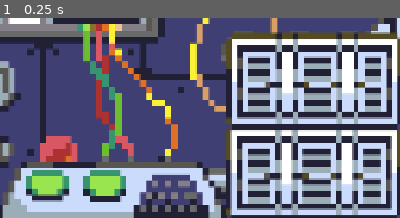
Above: before the commit, frame 1.
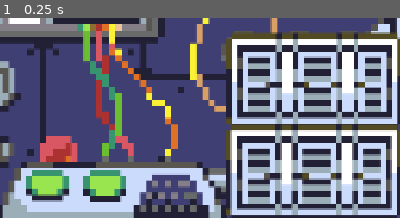
Above: after the commit, the same moment.

Repository: linhtetaye06/Game
Game: Godot game, scene res://main.tscn
Same seed, same stepped clock (60 frames per second), same inputs: the game is played once before the commit and once after it.
Inputs:
- Up to frame 1 (0.25 s): no input
The pictures show only the part of the screen within x 50-100%, y 50-100%; the shares and areas given below are measured in that part.

The runs differ from the first frame. In frame 1, 0.9% of the frame differs, in the area x 58-100%, y 53-56%.

Commit message:
Battery
Added battery pop up menu with placeholder var

Diff:
--- a/Scripts/SwitchUI.gd
+++ b/Scripts/SwitchUI.gd
@@ -6,3 +6,8 @@
 	if event is InputEventMouseButton and event.pressed and event.button_index == MOUSE_BUTTON_LEFT :
 		if next_ui_scene:
 			get_tree().change_scene_to_file(next_ui_scene)
+
+
+
+func _on_deposit_confirmed() -> void:
+	pass # Replace with function body.
--- /dev/null
+++ b/batteryinput.gd
@@ -0,0 +1,32 @@
+extends Area2D
+
+var power_deposit: float = 0.0
+@onready var batterypopup: Control = $BatteryUI/Batterypopup
+@onready var line_edit: LineEdit = $BatteryUI/Batterypopup/VBoxContainer/LineEdit
+@onready var confirm_button: Button = $BatteryUI/Batterypopup/VBoxContainer/Button
+
+func _ready() -> void:
+	if batterypopup:
+		batterypopup.visible = false
+	if confirm_button:
+		confirm_button.pressed.connect(_on_deposit_confirmed)
+
+func _input_event(viewport: Viewport, event: InputEvent, shape_idx: int) -> void:
+	if event is InputEventMouseButton and event.pressed and event.button_index == MOUSE_BUTTON_LEFT:
+		if batterypopup:
+			batterypopup.visible = not batterypopup.visible
+
+func _on_deposit_confirmed() -> void:
+	var entered_text = line_edit.text
+	if entered_text.is_valid_float():
+		# Store the typed value into your placeholder variable
+		power_deposit = entered_text.to_float()
+
+		# Quick print to check in your Output tab that it saved correctly
+		print("Power deposit stored: ", power_deposit)
+
+		# Close the popup and clear the box
+		batterypopup.visible = false
+		line_edit.clear()
+	else:
+		print("Please enter a valid number.")
--- a/main.tscn
+++ b/main.tscn
@@ -4,10 +4,14 @@
 [ext_resource type="Script" uid="uid://bhaxci2doslo7" path="res://Scripts/SwitchUI.gd" id="2_h2yge"]
 [ext_resource type="Texture2D" uid="uid://cfwej46xdoiob" path="res://Assests/button.png" id="3_1bvp3"]
 [ext_resource type="Texture2D" uid="uid://d3w6yuuo0n6ba" path="res://Assests/Button-pressed.png" id="4_lquwl"]
+[ext_resource type="Script" uid="uid://iijk1atc833d" path="res://batteryinput.gd" id="5_7mycd"]
 [ext_resource type="Texture2D" uid="uid://bdgtkk3x7ghb2" path="res://Assests/battery.png" id="5_lquwl"]
 
 [sub_resource type="RectangleShape2D" id="RectangleShape2D_ifeun"]
 size = Vector2(510, 350)
+
+[sub_resource type="RectangleShape2D" id="RectangleShape2D_1x3kl"]
+size = Vector2(237.30066, 229.51685)
 
 [node name="Main" type="Control" unique_id=1508182784]
 layout_mode = 3
@@ -108,14 +112,44 @@
 offset_bottom = 28.0
 text = "Day x of Month y (Day Time)"
 
-[node name="Battery" type="Sprite2D" parent="." unique_id=1223124539]
+[node name="Battery" type="Area2D" parent="." unique_id=2073264843]
 position = Vector2(1143, 566)
 scale = Vector2(1.1040846, 1.2112402)
+script = ExtResource("5_7mycd")
+
+[node name="Battery2" type="Sprite2D" parent="Battery" unique_id=947224133]
+position = Vector2(0.9057617, -120.5376)
 texture = ExtResource("5_lquwl")
 
-[node name="Battery2" type="Sprite2D" parent="." unique_id=947224133]
-position = Vector2(1144, 420)
-scale = Vector2(1.1040846, 1.2112402)
+[node name="Battery" type="Sprite2D" parent="Battery" unique_id=1223124539]
 texture = ExtResource("5_lquwl")
 
+[node name="CollisionShape2D" type="CollisionShape2D" parent="Battery" unique_id=494324751]
+position = Vector2(-3.6229217, -61.094406)
+shape = SubResource("RectangleShape2D_1x3kl")
+
+[node name="BatteryUI" type="CanvasLayer" parent="Battery" unique_id=1193546088]
+
+[node name="Batterypopup" type="PanelContainer" parent="Battery/BatteryUI" unique_id=1451261759]
+visible = false
+offset_left = 384.0
+offset_top = 259.0
+offset_right = 898.0
+offset_bottom = 383.0
+
+[node name="VBoxContainer" type="VBoxContainer" parent="Battery/BatteryUI/Batterypopup" unique_id=1969718637]
+layout_mode = 2
+
+[node name="Label" type="Label" parent="Battery/BatteryUI/Batterypopup/VBoxContainer" unique_id=785785940]
+layout_mode = 2
+text = "Enter the amount you want to deposit : "
+
+[node name="LineEdit" type="LineEdit" parent="Battery/BatteryUI/Batterypopup/VBoxContainer" unique_id=1241369552]
+layout_mode = 2
+
+[node name="Button" type="Button" parent="Battery/BatteryUI/Batterypopup/VBoxContainer" unique_id=1934800185]
+layout_mode = 2
+text = "Confirm"
+
 [connection signal="input_event" from="Area2D" to="Area2D" method="_on_input_event"]
+[connection signal="pressed" from="Battery/BatteryUI/Batterypopup/VBoxContainer/Button" to="Area2D" method="_on_deposit_confirmed"]
Not shown, added: batteryinput.gd.uid
